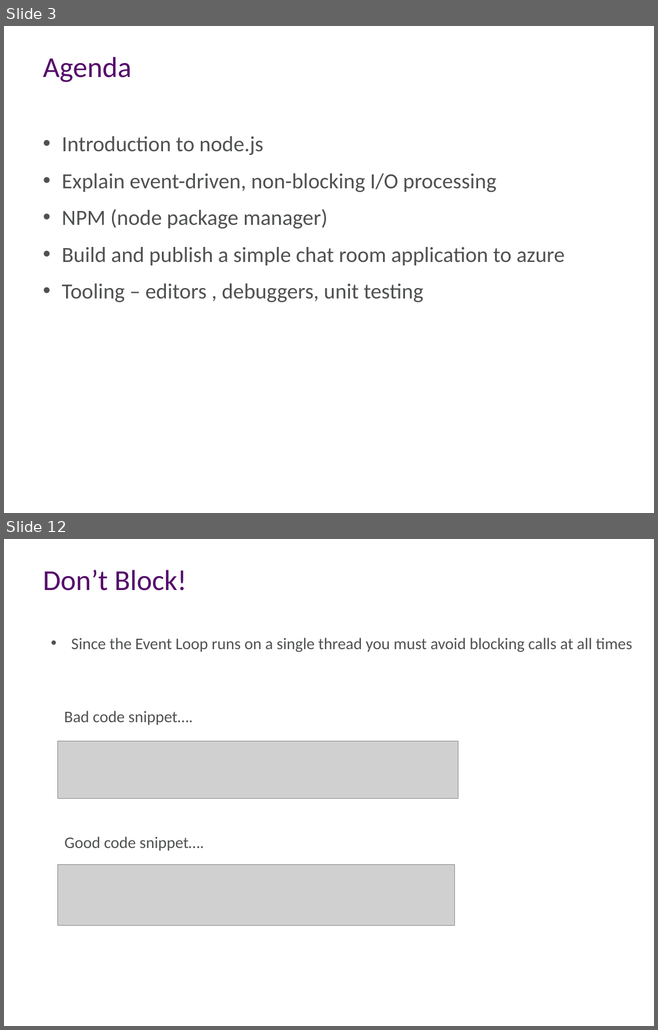
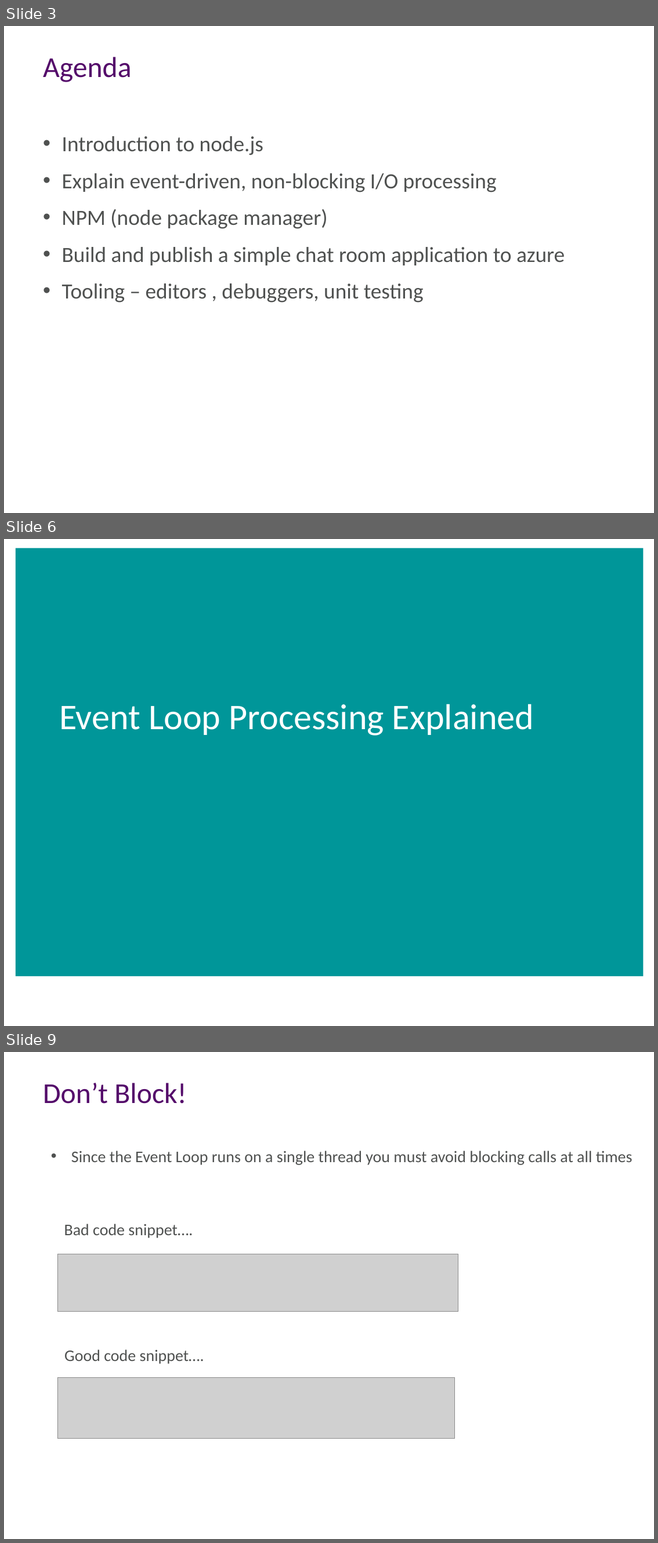
Before and after one commit to aidancasey/AzureNodeChatClient, a slide deck: presentation/Building Node.js Applications on Windows Azure.pptx. Shown one above the other, each under a label of ours: slides 3 and 12 before the commit, slides 3, 6 and 9 after it; the slides between them are not shown. The pictures are 658x1030 and 658x1543 pixels, drawn with LibreOffice and Linux fonts; fonts in the diff are those of the drawing; grey boxes stand for pictures; background and template pictures are left out. Boxes give left, top, right and bottom in pixels: in the first picture for what was removed or moved away, otherwise in the second. Text is boxed around its words. In the diff, an @@ line names an element or a change of style, - is before the commit and + after.

```diff
--- a/presentation/Building Node.js Applications on Windows Azure.pptx
+++ b/presentation/Building Node.js Applications on Windows Azure.pptx
@@ slide 6 added at (x1=4, y1=539, x2=654, y2=1026), background #FFFFFF @@
@@ rectangle added at (x1=16, y1=548, x2=643, y2=976), fill #009699 @@
@@ title added at (x1=59, y1=704, x2=534, y2=736), 40 pt, text #FFFFFF @@
+Event Loop Processing Explained
@@ what was slide 12 is now slide 9 @@
```
Also in this commit, not shown: 2 slides changed, 3 other slides added, 7 slides removed.
